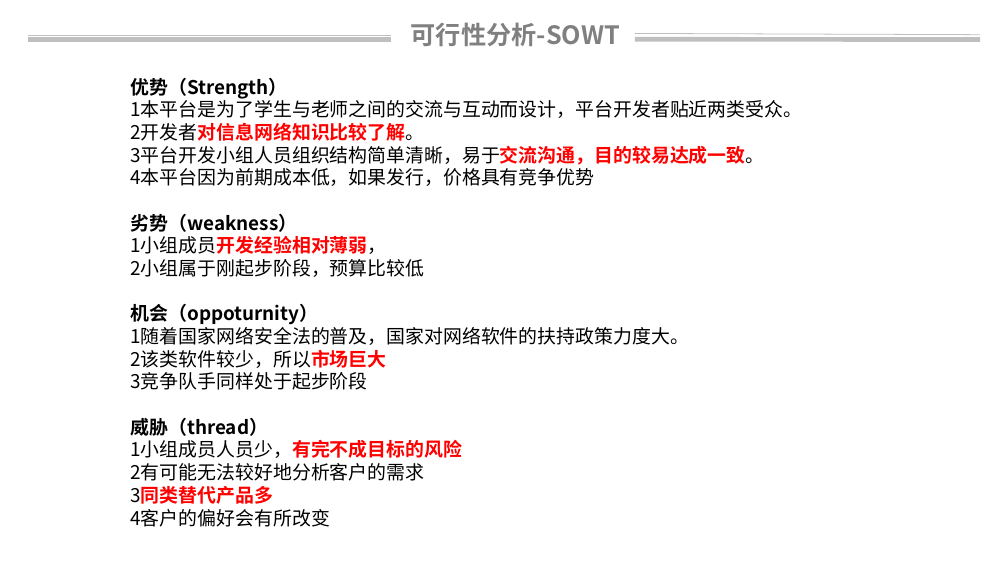
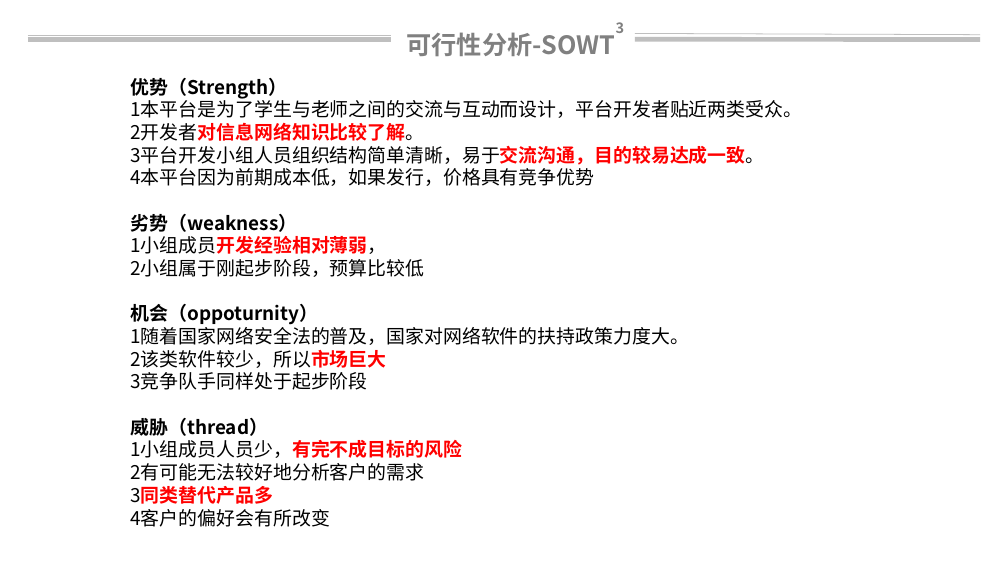
Before and after one commit to on6nx/requirement, a slide deck: slide 9 of 1.projectplan/G07项目计划2.0.pptx. Drawn at 1008x567 pixels with LibreOffice and Linux fonts; fonts in the diff are those of the drawing; background and template pictures are left out. Boxes give left, top, right and bottom in pixels: in the first picture for what was removed or moved away, otherwise in the second. Text is boxed around its words. In the diff, an @@ line names an element or a change of style, - is before the commit and + after.

```diff
--- a/1.projectplan/G07项目计划2.0.pptx
+++ b/1.projectplan/G07项目计划2.0.pptx
@@ text at <box>407,32,616,56</box>: text changed @@
-可行性分析-SOWT
+可行性分析-SOWT3
```
Also in this commit, not shown: 8 other slides changed, 1 slide added, 4 other files.
